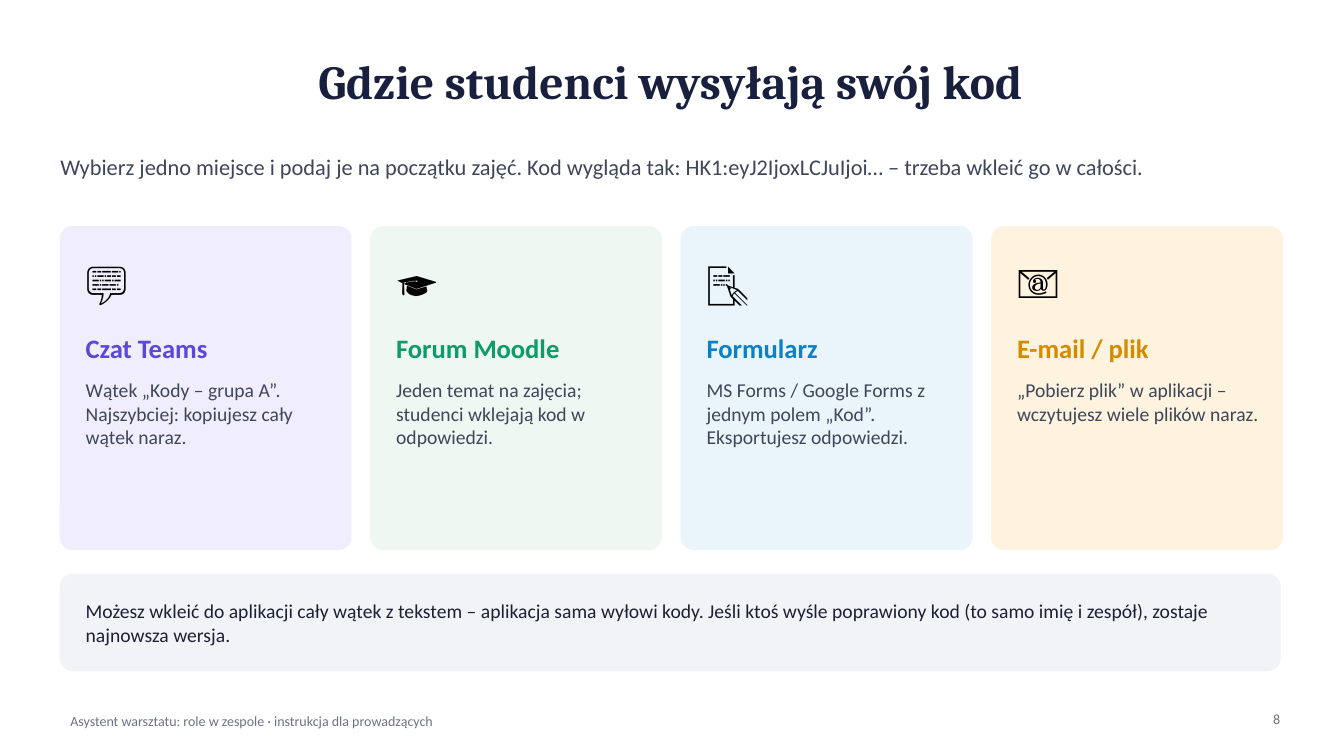
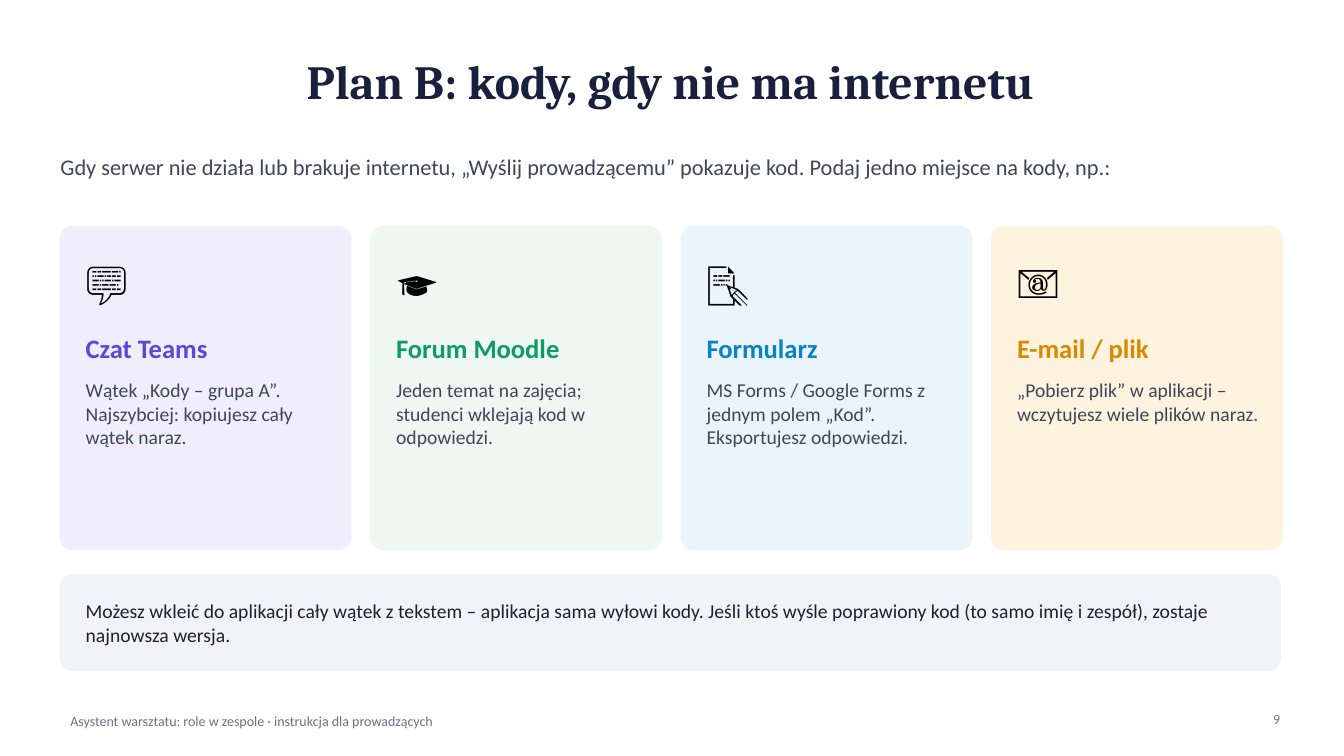
Before and after one commit to lwawrzynek/team-roles-workshop, a slide deck: slide 9 of Instrukcja-dla-prowadzacych.pptx (slide 8 before the commit). Drawn at 1344x756 pixels with LibreOffice and Linux fonts; fonts in the diff are those of the drawing. Boxes give left, top, right and bottom in pixels: in the first picture for what was removed or moved away, otherwise in the second. Text is boxed around its words. In the diff, an @@ line names an element or a change of style, - is before the commit and + after.

```diff
--- a/Instrukcja-dla-prowadzacych.pptx
+++ b/Instrukcja-dla-prowadzacych.pptx
@@ title at (307,66,1033,110): text changed @@
-Gdzie studenci wysyłają swój kod
+Plan B: kody, gdy nie ma internetu
@@ text at (60,159,1110,179): text changed @@
-Wybierz jedno miejsce i podaj je na początku zajęć. Kod wygląda tak: HK1:eyJ2IjoxLCJuIjoi… – trzeba wkleić go w całości.
+Gdy serwer nie działa lub brakuje internetu, „Wyślij prowadzącemu” pokazuje kod. Podaj jedno miejsce na kody, np.:
@@ page number at (1273,715,1280,724): text changed @@
-8
+9
```
Also in this commit, not shown: 11 other slides changed, 1 slide added.
